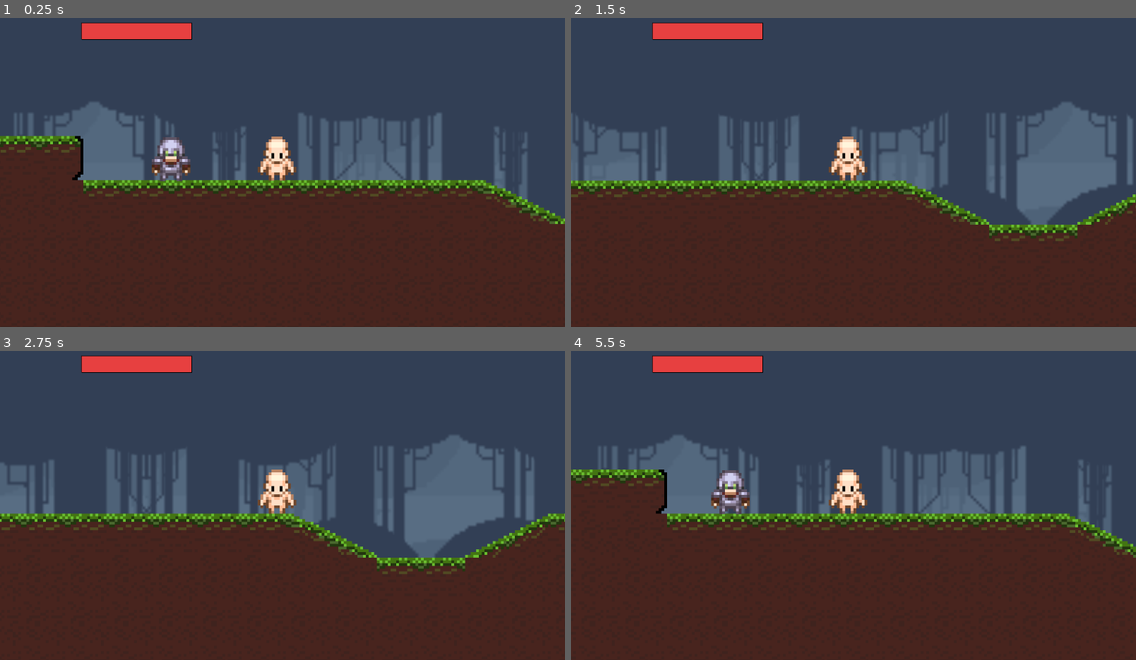
Above: before the commit, frames 1-4 (two rows, left to right).
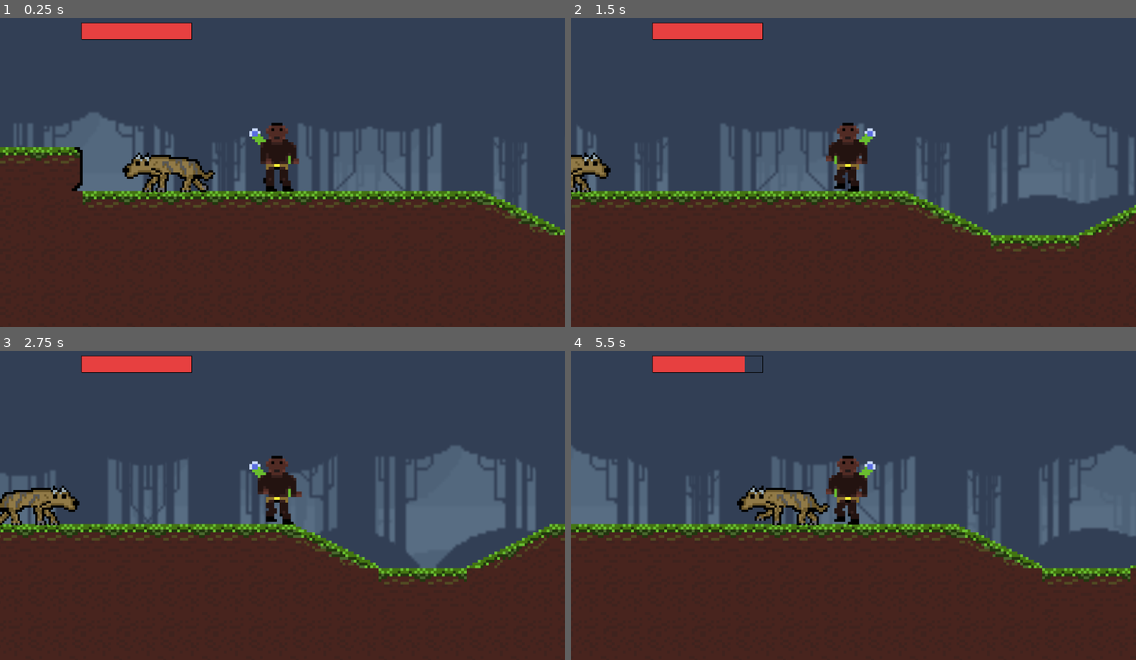
Above: after the commit, the same moments.

Repository: amandamartinsco/cronicas-de-terragaia
Game: Godot game, scene res://scenes/enemy.tscn
The game is run twice, just before and just after one commit, with the same random seed, the same clock (stepped at 60 frames per second) and the same inputs.
Inputs:
- Up to frame 1 (0.25 s): no input
- Up to frame 2 (1.5 s): hold Right (ui_right) 0.53-1.28 s; hold Left (ui_left) from 1.28 s (still down)
- Up to frame 3 (2.75 s): release Left (ui_left) at 2.03 s; hold Right (ui_right) from 2.03 s (still down)
- Up to frame 4 (5.5 s): release Right (ui_right) at 3.53 s; hold Left (ui_left) from 3.53 s (still down)

The runs differ from the first frame. In frame 1, 11% of the frame differs, in the area x 0-100%, y 27-71%; in frame 2, 14%; in frame 3, 11%; in frame 4, 24%, in the area x 0-100%, y 1-76%.

Commit message:
atualização dos sprites

Diff:
--- a/src/scenes/enemy_real.tscn
+++ b/src/scenes/enemy_real.tscn
@@ -1,13 +1,64 @@
-[gd_scene load_steps=5 format=2]
+[gd_scene load_steps=8 format=2]
 
-[ext_resource path="res://assets/sprites/BaseArmoredDemo.png" type="Texture" id=1]
+[ext_resource path="res://assets/sprites/lobo_inimigo-Sheet.png" type="Texture" id=1]
 [ext_resource path="res://scripts/enemy.gd" type="Script" id=2]
 
 [sub_resource type="RectangleShape2D" id=1]
-extents = Vector2( 6.92346, 8.08367 )
+extents = Vector2( 16.4259, 8.066 )
 
 [sub_resource type="RectangleShape2D" id=2]
-extents = Vector2( 7.20078, 8.06264 )
+extents = Vector2( 16.3565, 7.65247 )
+
+[sub_resource type="Animation" id=5]
+resource_name = "die"
+length = 0.5
+loop = true
+tracks/0/type = "value"
+tracks/0/path = NodePath("BaseArmoredDemo:frame")
+tracks/0/interp = 1
+tracks/0/loop_wrap = true
+tracks/0/imported = false
+tracks/0/enabled = true
+tracks/0/keys = {
+"times": PoolRealArray( 0, 0.1 ),
+"transitions": PoolRealArray( 1, 1 ),
+"update": 1,
+"values": [ 4, 8 ]
+}
+
+[sub_resource type="Animation" id=3]
+resource_name = "run"
+length = 0.4
+loop = true
+tracks/0/type = "value"
+tracks/0/path = NodePath("BaseArmoredDemo:frame")
+tracks/0/interp = 1
+tracks/0/loop_wrap = true
+tracks/0/imported = false
+tracks/0/enabled = true
+tracks/0/keys = {
+"times": PoolRealArray( 0, 0.1, 0.2, 0.3 ),
+"transitions": PoolRealArray( 1, 1, 1, 1 ),
+"update": 1,
+"values": [ 0, 1, 2, 3 ]
+}
+
+[sub_resource type="Animation" id=4]
+resource_name = "walk"
+length = 0.6
+loop = true
+tracks/0/type = "value"
+tracks/0/path = NodePath("BaseArmoredDemo:frame")
+tracks/0/interp = 1
+tracks/0/loop_wrap = true
+tracks/0/imported = false
+tracks/0/enabled = true
+tracks/0/keys = {
+"times": PoolRealArray( 0, 0.3, 0.5 ),
+"transitions": PoolRealArray( 1, 1, 1 ),
+"update": 1,
+"values": [ 12, 13, 14 ]
+}
 
 [node name="enemy" type="KinematicBody2D"]
 collision_layer = 2
@@ -17,23 +68,35 @@
 }
 
 [node name="BaseArmoredDemo" type="Sprite" parent="."]
+position = Vector2( -0.811874, -4.8105 )
+scale = Vector2( 0.8, 0.8 )
 texture = ExtResource( 1 )
+vframes = 4
+hframes = 4
+frame = 14
 
 [node name="CollisionShape2D" type="CollisionShape2D" parent="."]
+position = Vector2( -0.962009, -0.182644 )
 shape = SubResource( 1 )
 
 [node name="RayCast2D" type="RayCast2D" parent="."]
-cast_to = Vector2( -30, 0 )
+cast_to = Vector2( -60, 0 )
 
 [node name="VisibilityNotifier2D" type="VisibilityNotifier2D" parent="."]
-position = Vector2( 0.0730984, 0 )
-scale = Vector2( 0.707609, 1 )
+position = Vector2( -0.907366, -0.127885 )
+scale = Vector2( 1.6156, 0.80817 )
 
 [node name="Area2D" type="Area2D" parent="."]
 collision_layer = 4
 collision_mask = 4
 
 [node name="CollisionShape2D" type="CollisionShape2D" parent="Area2D"]
+position = Vector2( -0.892622, 0.2079 )
 shape = SubResource( 2 )
+
+[node name="AnimationPlayer" type="AnimationPlayer" parent="."]
+anims/die = SubResource( 5 )
+anims/run = SubResource( 3 )
+anims/walk = SubResource( 4 )
 [connection signal="screen_entered" from="VisibilityNotifier2D" to="." method="_on_VisibilityNotifier2D_screen_entered"]
 [connection signal="screen_exited" from="VisibilityNotifier2D" to="." method="_on_VisibilityNotifier2D_screen_exited"]
--- a/src/scenes/player.tscn
+++ b/src/scenes/player.tscn
@@ -1,15 +1,58 @@
-[gd_scene load_steps=5 format=2]
+[gd_scene load_steps=10 format=2]
 
-[ext_resource path="res://assets/sprites/HumanBase2.png" type="Texture" id=1]
+[ext_resource path="res://assets/sprites/Personagem_pronto-Sheet.png" type="Texture" id=1]
 [ext_resource path="res://scripts/player.gd" type="Script" id=2]
 
 [sub_resource type="CapsuleShape2D" id=1]
-radius = 5.18735
-height = 7.32213
+radius = 6.54973
+height = 11.0048
 
 [sub_resource type="CapsuleShape2D" id=2]
-radius = 4.72168
-height = 6.81274
+radius = 6.70122
+height = 10.4803
+
+[sub_resource type="Animation" id=3]
+resource_name = "attack"
+
+[sub_resource type="Animation" id=4]
+resource_name = "jump"
+
+[sub_resource type="Animation" id=5]
+resource_name = "sand_side"
+length = 0.1
+loop = true
+tracks/0/type = "value"
+tracks/0/path = NodePath("HumanBase2:frame")
+tracks/0/interp = 1
+tracks/0/loop_wrap = true
+tracks/0/imported = false
+tracks/0/enabled = true
+tracks/0/keys = {
+"times": PoolRealArray( 0 ),
+"transitions": PoolRealArray( 1 ),
+"update": 1,
+"values": [ 25 ]
+}
+
+[sub_resource type="Animation" id=6]
+resource_name = "stand_front"
+
+[sub_resource type="Animation" id=7]
+resource_name = "walk"
+length = 0.2
+loop = true
+tracks/0/type = "value"
+tracks/0/path = NodePath("HumanBase2:frame")
+tracks/0/interp = 1
+tracks/0/loop_wrap = true
+tracks/0/imported = false
+tracks/0/enabled = true
+tracks/0/keys = {
+"times": PoolRealArray( 0, 0.1 ),
+"transitions": PoolRealArray( 1, 1 ),
+"update": 1,
+"values": [ 5, 6 ]
+}
 
 [node name="player" type="KinematicBody2D"]
 script = ExtResource( 2 )
@@ -17,6 +60,9 @@
 [node name="HumanBase2" type="Sprite" parent="."]
 position = Vector2( 136.862, 104.248 )
 texture = ExtResource( 1 )
+vframes = 6
+hframes = 5
+frame = 26
 
 [node name="Area2D" type="Area2D" parent="."]
 position = Vector2( 136.656, 104.424 )
@@ -27,9 +73,11 @@
 }
 
 [node name="CollisionShape2D" type="CollisionShape2D" parent="Area2D"]
+visible = false
 shape = SubResource( 1 )
 
 [node name="CollisionShape2D" type="CollisionShape2D" parent="."]
+visible = false
 position = Vector2( 136.684, 104.403 )
 shape = SubResource( 2 )
 
@@ -37,4 +85,11 @@
 position = Vector2( 138.895, 105.457 )
 current = true
 zoom = Vector2( 0.2, 0.2 )
+
+[node name="AnimationPlayer" type="AnimationPlayer" parent="."]
+anims/attack = SubResource( 3 )
+anims/jump = SubResource( 4 )
+anims/sand_side = SubResource( 5 )
+anims/stand_front = SubResource( 6 )
+anims/walk = SubResource( 7 )
 [connection signal="area_entered" from="Area2D" to="." method="_on_Area2D_area_entered"]
--- a/src/scripts/enemy.gd
+++ b/src/scripts/enemy.gd
@@ -21,25 +21,30 @@
 		velocity.x = velocity.x * -1
 		$"RayCast2D".cast_to.x *= -1
 
-
 	if $"RayCast2D".is_colliding():
 		if velocity.x < 0:
 			velocity.x = -30
+			$BaseArmoredDemo.flip_h = false
 
 		if velocity.x >= 0:
 			velocity.x = 30
-
+			$BaseArmoredDemo.flip_h = true
+		$AnimationPlayer.play("run")
 	else:
 		if velocity.x < 0:
 			velocity.x = -15
+			$BaseArmoredDemo.flip_h = false
 
 		if velocity.x >= 0:
 			velocity.x = 15
+			$BaseArmoredDemo.flip_h = true
+		$AnimationPlayer.play("walk")
+
+
 	move_and_slide(velocity, UP)
 
 func _on_VisibilityNotifier2D_screen_entered() -> void:
 	set_physics_process(true)
 
-
 func _on_VisibilityNotifier2D_screen_exited() -> void:
 	set_physics_process(false)
--- a/src/scripts/player.gd
+++ b/src/scripts/player.gd
@@ -21,6 +21,18 @@
 	direction = Input.get_action_strength("ui_right") - Input.get_action_strength("ui_left")
 	velocity.x = 100 * direction
 
+	if direction >= 0:
+		$HumanBase2.flip_h = false
+
+	if direction <0:
+		$HumanBase2.flip_h = true
+
+	if direction != 0:
+		$AnimationPlayer.play("walk")
+
+	if direction == 0:
+		$AnimationPlayer.play("sand_side")
+
 	move_and_slide(velocity, UP)
 
 func _on_damage_area_damage(damage, node) -> void:
@@ -28,8 +40,5 @@
 
 	emit_signal("life_scale", (float(self.life) / float(self.init_life)))
 
-
-
-
 func _on_Area2D_area_entered(area):
 	_on_damage_area_damage(50, $".")
Binary file added: src/assets/sprites/Personagem_pronto-Sheet.png
Not shown, added: src/assets/sprites/Personagem_pronto-Sheet.png.import
Binary file added: src/assets/sprites/lobo_inimigo-Sheet.png
Not shown, added: src/assets/sprites/lobo_inimigo-Sheet.png.import
